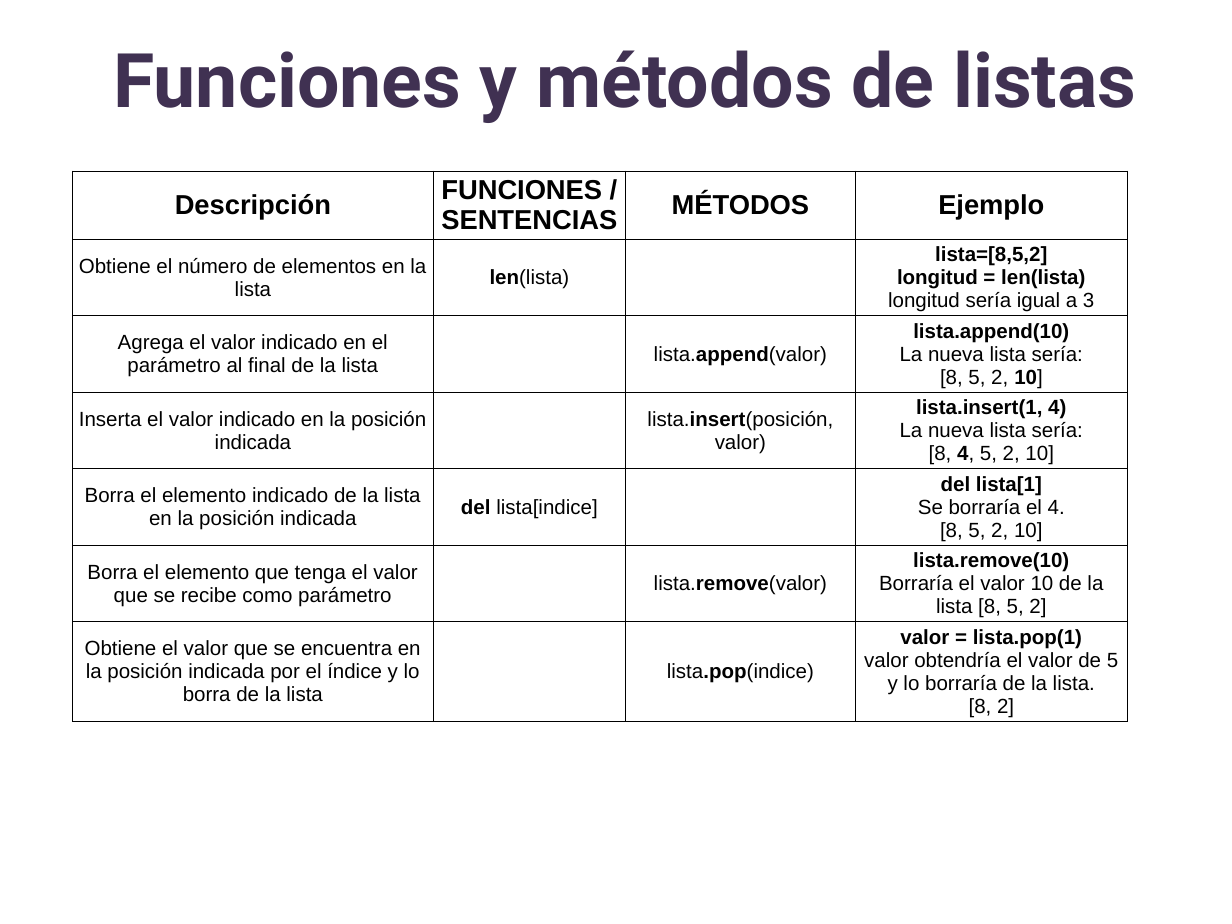
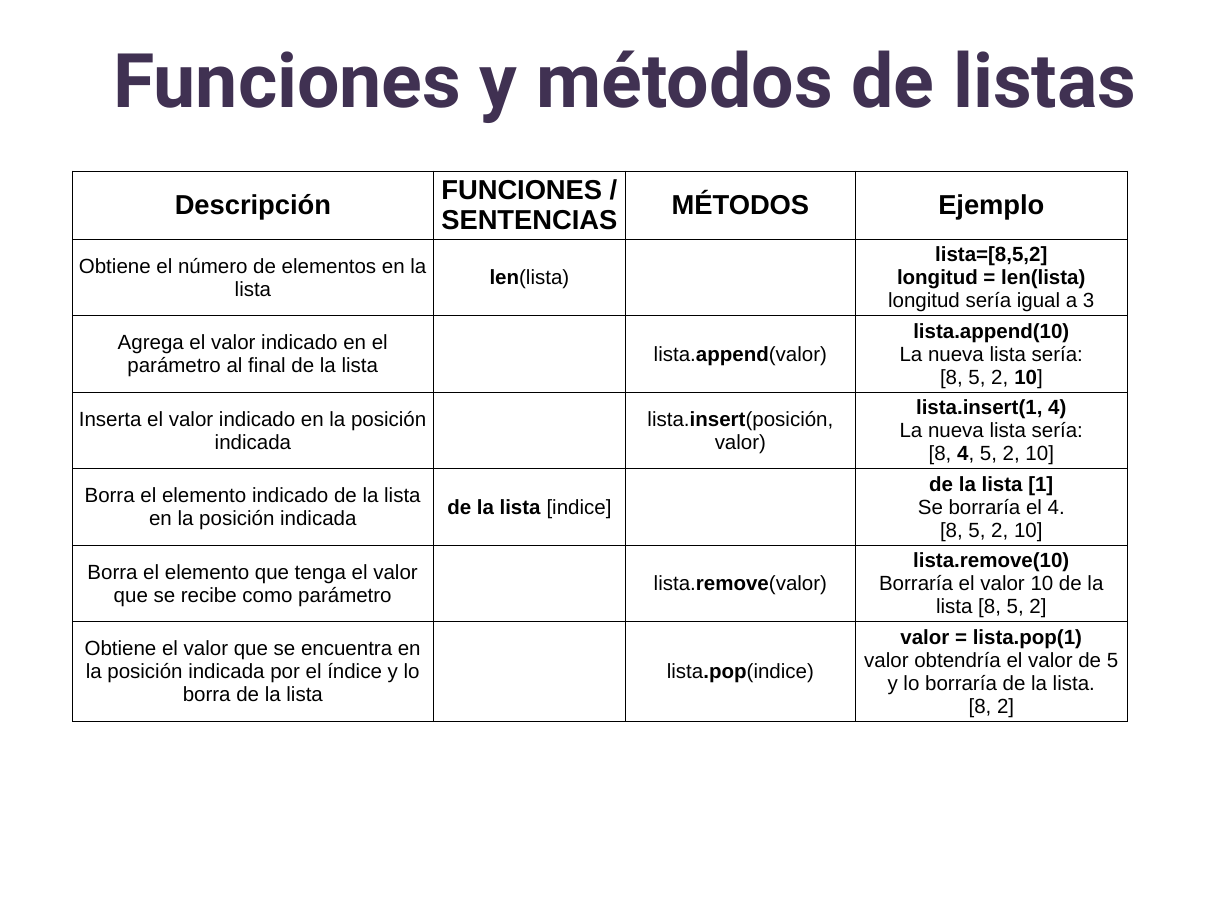
Before and after one commit to lizetheP/Analitica, a slide deck: slide 37 of Calendario2023/presentaciones/7_Listas.pptx. Drawn at 1232x924 pixels with LibreOffice and Linux fonts; fonts in the diff are those of the drawing. Boxes give left, top, right and bottom in pixels: in the first picture for what was removed or moved away, otherwise in the second. Text is boxed around its words. In the diff, an @@ line names an element or a change of style, - is before the commit and + after.

```diff
--- a/Calendario2023/presentaciones/7_Listas.pptx
+++ b/Calendario2023/presentaciones/7_Listas.pptx
@@ table at <box>73,171,1127,758</box> @@
-row 5, column 2: del lista[indice]
+row 5, column 2: de la lista [indice]
-row 5, column 4: del lista[1] / Se borraría el 4. / [8, 5, 2, 10]
+row 5, column 4: de la lista [1] / Se borraría el 4. / [8, 5, 2, 10]
```
Also in this commit, not shown: 22 other slides changed, 1 other file.
